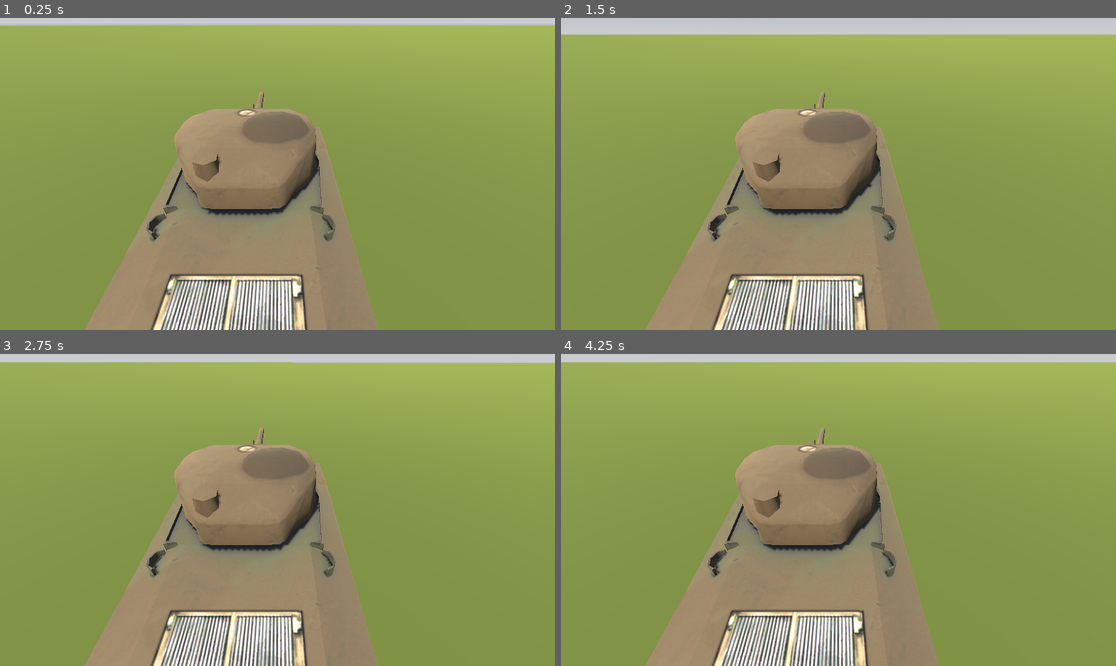
Above: before the commit, frames 1-4 (two rows, left to right).
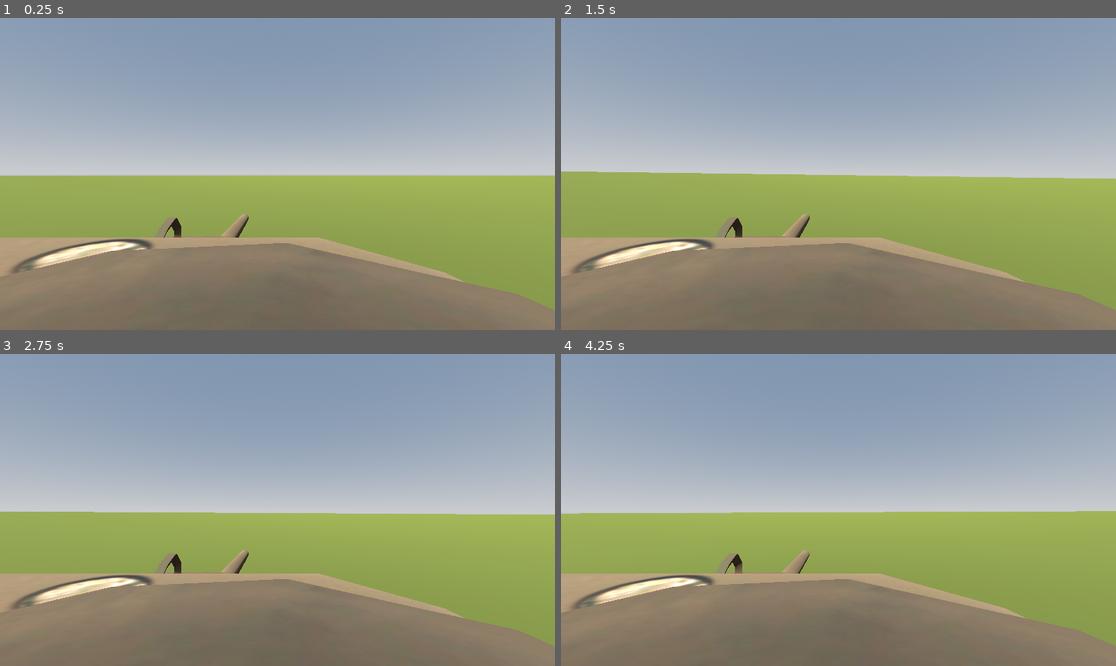
Above: after the commit, the same moments.

Repository: 24397BHS/frenk-the-tenkreal
Game: Godot game, scene res://map.tscn
Two runs of this game, one before a commit and one after it. Both use one fixed random seed, a clock stepped at 60 frames per second and the inputs below.
Inputs (mouse positions are in pixels of both pictures, inside the frame that each line leads up to):
- Up to frame 1 (0.25 s): no input
- Up to frame 2 (1.5 s): tap Enter at 0.5 s; move the mouse to (960, 158) at 0.52 s; hold D (right) 0.53-1.28 s; move the mouse to (727, 189) at 1.27 s; hold S (down) from 1.28 s (still down)
- Up to frame 3 (2.75 s): move the mouse to (333, 441) at 2.02 s; release S (down) at 2.03 s; hold D (right) from 2.03 s (still down)
- Up to frame 4 (4.25 s): tap Space at 2.75 s; move the mouse to (810, 572) at 2.77 s; release D (right) at 2.78 s; hold W (up) 2.78-3.53 s; tap Enter at 3.5 s; move the mouse to (1005, 556) at 3.52 s; hold A (left) from 3.53 s (still down)

The runs differ from the first frame. In frame 1, 81% of the frame differs, in the area x 0-100%, y 0-100%; in frame 2, 81%; in frame 3, 81%; in frame 4, 82%.
Error before the commit: Parse Error: Member "turret_rot" is not a function. (res://player.gd:24)

Commit message:
Turret rot

Diff:
--- a/Player.tscn
+++ b/Player.tscn
@@ -927,8 +927,12 @@
 transform = Transform3D(0.99999994, 0, 2.842171e-14, 1.6940659e-21, 1, -3.5527082e-15, -2.842171e-14, -3.5527086e-15, 0.99999994, 0.7375151, -0.047935307, 0.01754422)
 mesh = SubResource("ArrayMesh_32qwp")
 
-[node name="Camera3D" type="Camera3D" parent="Body/Сombat_Tower" unique_id=400164968]
-transform = Transform3D(-1.1318786e-07, 0.23505956, -0.3158281, -3.3403644e-09, 0.31582797, 0.23505965, 0.39370096, 7.025859e-08, -8.880527e-08, -2.0920048, 1.1428378, 0.32053885)
+[node name="neck" type="Node3D" parent="Body/Сombat_Tower" unique_id=938750213]
+transform = Transform3D(1, 0, 0, 0, 1, -1.4210849e-14, 0, 5.082197e-21, 1, -0.19519053, 0.45550716, 0.35707977)
+
+[node name="Camera3D" type="Camera3D" parent="Body/Сombat_Tower/neck" unique_id=400164968]
+transform = Transform3D(-1.7209217e-08, -8.4703295e-22, -0.393701, 1.9319968e-21, 0.39370084, -5.596681e-16, 0.393701, 8.881786e-15, -1.7209217e-08, 0, 0, 0)
+fov = 70.0
 
 [node name="Wheel02" type="MeshInstance3D" parent="Body" unique_id=447525531]
 transform = Transform3D(0.99999994, 0, 0, -1.6940659e-21, 0.99999994, 5.5905854e-21, 0, -3.5527086e-15, 0.99999994, 3.3312104, 0.31566268, -1.8664348)
--- a/player.gd
+++ b/player.gd
@@ -1,8 +1,8 @@
 extends VehicleBody3D
 
 const ENGINE_POWER =1500
-const SENS = 0.003
-var rotation_speed: float = 5.0
+var SENS: float = 0.005
+var rotation_speed: float = 3.0
 var turret_rot = 0
 @onready var left_wheels = [$Leftwheel1, $Leftwheel2, $Leftwheel3, $Leftwheel4,
 							$Leftwheel5, $Leftwheel6, $Leftwheel7]
@@ -11,17 +11,20 @@
 
 @onready var right_tread = $Body/RightTread
 @onready var left_tread = $Body/LeftTread
-@onready var camera = $"Body/Сombat_Tower/Camera3D"
+@onready var camera = $"Body/Сombat_Tower/neck/Camera3D"
+@onready var neck = $"Body/Сombat_Tower/neck"
 @onready var turret =$"Body/Сombat_Tower"
+
+var target_yaw: float = 0.0
 # Called when the node enters the scene tree for the first time.
 func _ready() -> void:
-	Input.set_mouse_mode(Input.MOUSE_MODE_CAPTURED)
+	target_yaw = turret.rotation.y
+	Input.mouse_mode = Input.MOUSE_MODE_CAPTURED
 
 #turret move thing idk
-func _unhandled_input(event):
-
+func _input(event: InputEvent) -> void:
 	if event is InputEventMouseMotion:
-		turret_rot(-event.relative.x)
+		target_yaw -= event.relative.x * SENS
 
 
 
@@ -49,3 +52,8 @@
 			wheel.engine_force = ENGINE_POWER * move_dir
 		left_tread.get_active_material(0).uv1_offset += $Leftwheel3.get_rpm() * Vector3(-0.001, 0, 0)
 		right_tread.get_active_material(0).uv1_offset += $Rightwheel3.get_rpm() * Vector3(-0.001, 0, 0)
+		turret.rotation.y = rotate_toward(
+			turret.rotation.y,
+			target_yaw,
+			rotation_speed * delta
+)
